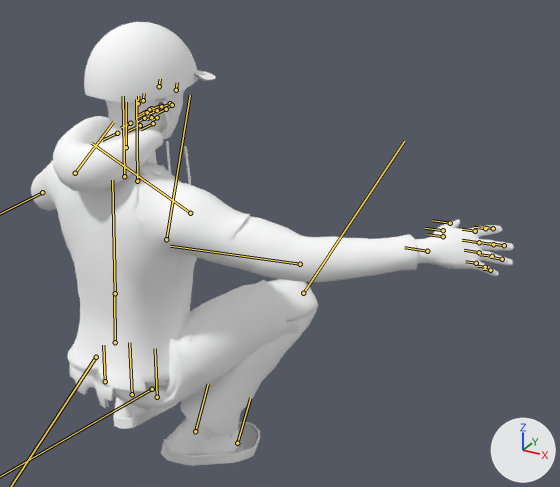
The glTF model assets/models/rider.glb, before and after one commit.
Camera for both pictures: a 50 mm camera at (1.134, -1.207, 1.919) aimed at (0.298, 0.314, 1.159). Arrows for +X, +Y and +Z are at lower right; the lights stay in place. The picture after the commit comes second. Both versions are drawn at frame 6 of the action 'front_scoot'; the numbers are the values there. The bones that change, and the others that lie on the model, are drawn over the model as lines.

The first picture shows 'arms_skin', 'body', 'hair', 'helmet_1', 'helmet_2', 'legs_skin', 'pants_0', 'pants_1', 'shoes_0', 'shoes_1', 'top_0', 'top_1', 'top_2'.
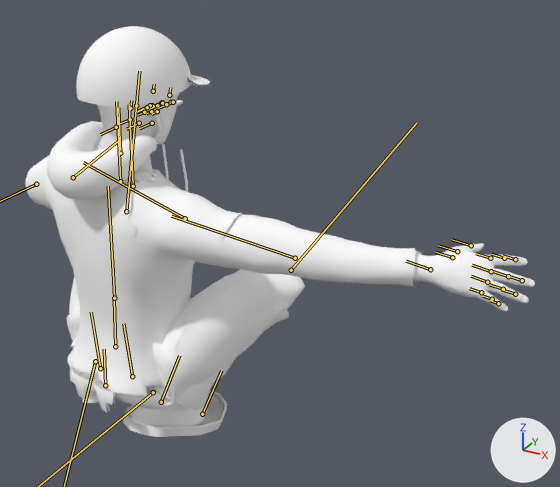
Pixel boxes [x1, y1, x2, y2] of what changed, in the pictures (560 x 487 px):
'top_1', posed
    before: [31, 116, 418, 409]
    after: [25, 121, 422, 413]
'pants_0', posed
    before: [136, 279, 318, 436]
    after: [70, 271, 305, 410]
'pants_1', posed
    before: [114, 280, 299, 408]
    after: [67, 269, 289, 409]
'body', posed (7% wider)
    before: [102, 88, 514, 389]
    after: [94, 93, 535, 392]
'helmet_1', posed
    before: [84, 22, 198, 135]
    after: [76, 26, 192, 141]
'shoes_1', posed
    before: [114, 398, 260, 465]
    after: [82, 392, 227, 436]
'shoes_0', posed
    before: [113, 397, 259, 466]
    after: [84, 391, 225, 437]
'arms_skin', posed (mostly hidden)
    before: [177, 238, 440, 264]
    after: [35, 167, 441, 285]
'top_2', posed (mostly hidden)
    before: [56, 163, 163, 243]
    after: [52, 170, 158, 250]
'top_0', posed (mostly hidden)
    before: [38, 168, 250, 407]
    after: [35, 162, 242, 412]
'hair', posed
    before: [105, 96, 168, 125]
    after: [97, 101, 160, 131]
'legs_skin', posed
    before: [163, 313, 197, 397]
    after: [72, 277, 284, 401]
'helmet_2', posed (mostly hidden)
    before: [195, 70, 216, 81]
    after: [188, 75, 210, 86]
bone 'pelvis', root to tip
    before: (105, 381) to (103, 345)
    after: (105, 385) to (104, 349)
bone 'spine', root to tip
    before: (115, 342) to (114, 293)
    after: (115, 346) to (114, 298)
bone 'chest', root to tip
    before: (115, 293) to (112, 180)
    after: (114, 298) to (108, 186)
bone 'head', root to tip
    before: (138, 103) to (138, 96)
    after: (130, 108) to (131, 100)
bone 'upperarm_l', root to tip
    before: (75, 173) to (113, 122)
    after: (73, 177) to (117, 141)
bone 'upperarm_r', root to tip
    before: (190, 213) to (91, 143)
    after: (185, 218) to (83, 162)
bone 'lowerarm_r', root to tip
    before: (300, 264) to (170, 246)
    after: (295, 258) to (171, 216)
bone 'shin_l', root to tip
    before: (166, 239) to (190, 95)
    after: (126, 211) to (139, 71)
bone 'shin_r', root to tip
    before: (303, 293) to (404, 141)
    after: (291, 270) to (416, 123)

Edits to the bpy script that builds the scene:
```text
Change bone_pelvis:
    where bone_pelvis = bpy.data.objects['Armature'].pose.bones['pelvis']  # child of 'root'
    bone_pelvis.location: (0.0, -0.1, 0.02) -> (0.0, -0.112, 0.02)
    bone_pelvis.rotation_quaternion: (0.994, -0.035, -0.104, -0.004) -> (0.995, -0.035, -0.092, -0.003)  # degrees (-4, -12, 0) -> degrees (-4, -11, 0)
Change bone_spine:
    where bone_spine = bpy.data.objects['Armature'].pose.bones['spine']  # child of 'pelvis'
    bone_spine.rotation_quaternion: (1.0, -0.011, 0.0, 0.0) -> (1.0, -0.001, -0.014, 0.0)  # degrees (-1, 0, 0) -> degrees (0, -2, 0)
Change bone_chest:
    where bone_chest = bpy.data.objects['Armature'].pose.bones['chest']  # child of 'spine'
    bone_chest.rotation_quaternion: (1.0, 0.006, 0.0, 0.0) -> (1.0, 0.014, -0.009, 0.0)  # degrees (1, 0, 0) -> degrees (2, -1, 0)
Change bone_head:
    where bone_head = bpy.data.objects['Armature'].pose.bones['head']  # child of 'neck'
    bone_head.rotation_quaternion: (0.998, -0.07, 0.0, 0.0) -> (0.995, -0.098, -0.004, 0.0)  # degrees (-8, 0, 0) -> degrees (-11, 0, 0)
Change bone_upperarm_l:
    where bone_upperarm_l = bpy.data.objects['Armature'].pose.bones['upperarm_l']  # child of 'clavicle_l'
    bone_upperarm_l.rotation_quaternion: (0.901, 0.095, 0.044, -0.42) -> (0.871, 0.079, 0.043, -0.482)  # degrees (8, 9, -49) -> degrees (6, 9, -58)
Change bone_lowerarm_l:
    where bone_lowerarm_l = bpy.data.objects['Armature'].pose.bones['lowerarm_l']  # child of 'upperarm_l'
    bone_lowerarm_l.rotation_quaternion: (0.643, 0.766, 0.0, 0.0) -> (0.633, 0.775, 0.0, 0.0)  # degrees (100, 0, 0) -> degrees (102, 0, 0)
Change bone_upperarm_r:
    where bone_upperarm_r = bpy.data.objects['Armature'].pose.bones['upperarm_r']  # child of 'clavicle_r'
    bone_upperarm_r.rotation_quaternion: (0.849, 0.292, -0.142, 0.415) -> (0.802, 0.325, -0.188, 0.464)  # degrees (26, -29, 45) -> degrees (26, -37, 51)
Change bone_lowerarm_r:
    where bone_lowerarm_r = bpy.data.objects['Armature'].pose.bones['lowerarm_r']  # child of 'upperarm_r'
    bone_lowerarm_r.rotation_quaternion: (0.969, 0.247, 0.0, 0.0) -> (0.996, 0.09, 0.0, 0.0)  # degrees (29, 0, 0) -> degrees (10, 0, 0)
Change bone_thigh_l:
    where bone_thigh_l = bpy.data.objects['Armature'].pose.bones['thigh_l']  # child of 'pelvis'
    bone_thigh_l.rotation_quaternion: (0.546, 0.82, 0.145, -0.096) -> (0.382, 0.898, 0.199, -0.085)  # degrees (114, 18, 8) -> degrees (137, 18, 18)
Change bone_shin_l:
    where bone_shin_l = bpy.data.objects['Armature'].pose.bones['shin_l']  # child of 'thigh_l'
    bone_shin_l.rotation_quaternion: (0.32, -0.947, 0.0, 0.0) -> (0.111, -0.994, 0.0, 0.0)  # degrees (-143, 0, 0) -> degrees (-167, 0, 0)
Change bone_thigh_r:
    where bone_thigh_r = bpy.data.objects['Armature'].pose.bones['thigh_r']  # child of 'pelvis'
    bone_thigh_r.rotation_quaternion: (0.546, 0.82, -0.145, 0.096) -> (0.403, 0.892, -0.188, 0.085)  # degrees (114, -18, -8) -> degrees (134, -18, -16)
Change bone_shin_r:
    where bone_shin_r = bpy.data.objects['Armature'].pose.bones['shin_r']  # child of 'thigh_r'
    bone_shin_r.rotation_quaternion: (0.32, -0.947, 0.0, 0.0) -> (0.137, -0.991, 0.0, 0.0)  # degrees (-143, 0, 0) -> degrees (-164, 0, 0)
```
